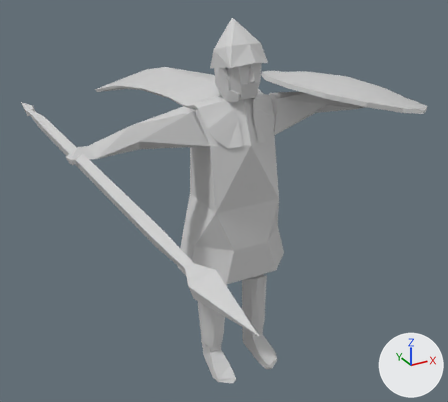
A saved change to the COLLADA model res/models/elite_spearman/celebrating.dae.
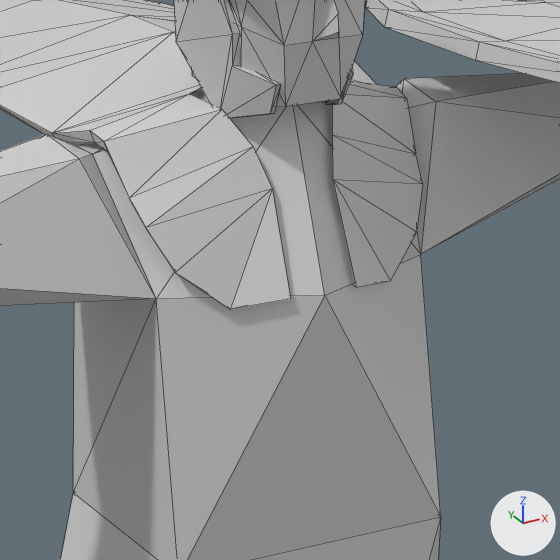
Each version appears first whole from a 50 mm camera at (-3.23, -5.62, 4.98) aimed at (-0.18, -0.07, 2.21), and next in a close-up on the part from 38% to 69% of the width and 18% to 52% of the height. Arrows for +X, +Y and +Z are at lower right; the lights stay in place. The close-ups show mesh edges as thin lines.

The first close-up shows 'greece_psilo'.
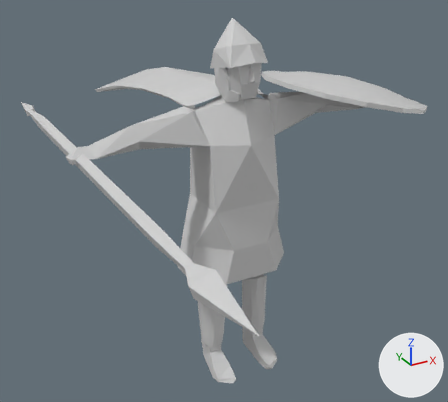
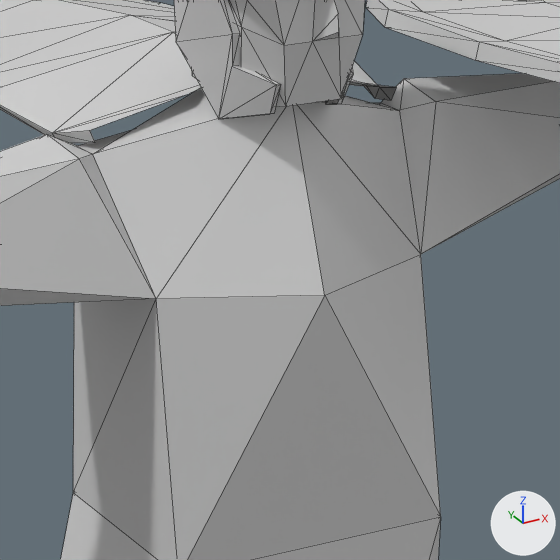
Boxes [x1, y1, x2, y2] around the edits, measured in the close-ups (560 x 560 px):
part 1 of me_greece_psilo, deleted: before [90, 81, 423, 309]

What the commit changed:
me_greece_psilo is used by ob_greece_psilo; location (0.0, 0.0, 0.0).
me_greece_psilo had 443 vertices, 738 faces and spanned x -1.86..2.39, y -3.3..2.53, z 0.0..4.14.
me_greece_psilo now has 411 vertices, 692 faces and spans x -1.86..2.39, y -3.3..2.53, z 0.0..4.14.
Part 1, on me_greece_psilo:
32 vertices are removed from x -0.46..0.44, y -0.35..-0.01, z 2.9..3.36.
46 faces are deleted.
